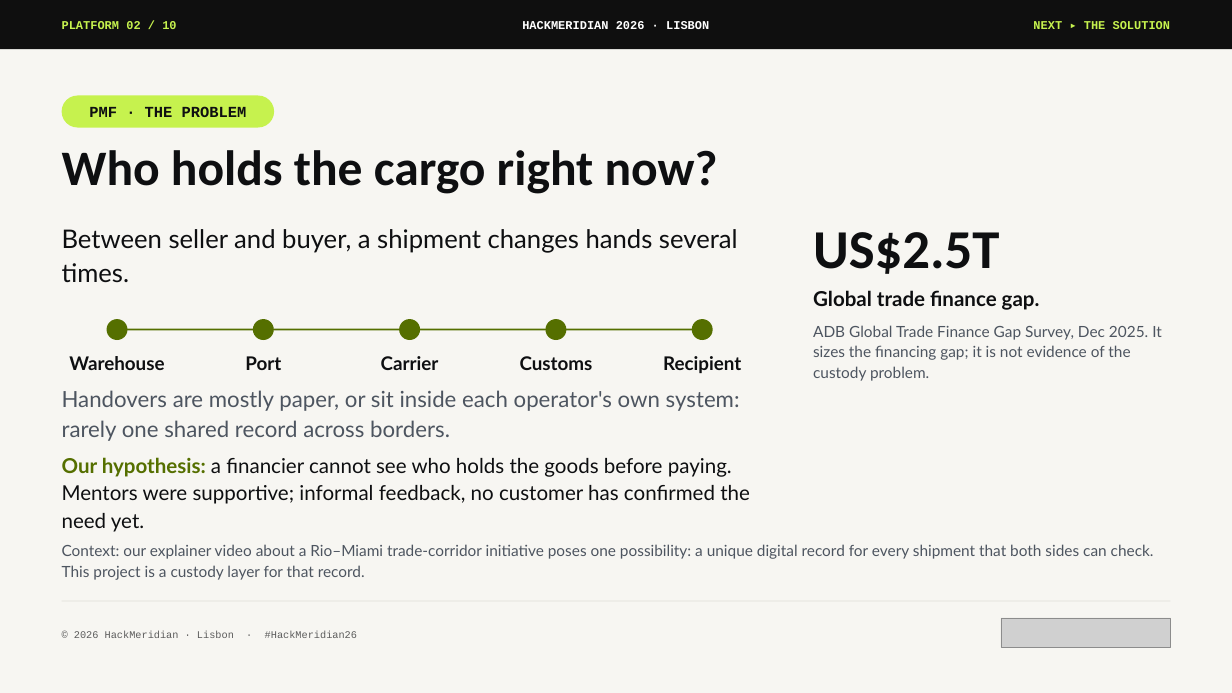
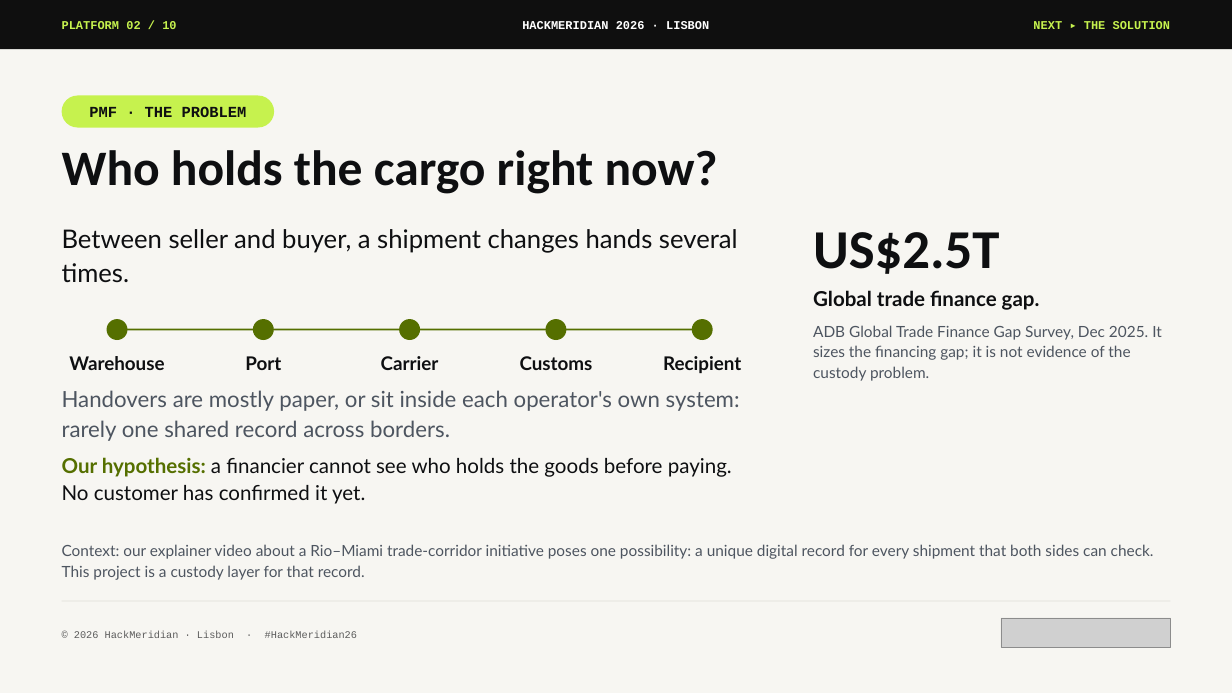
Before and after one commit to pwsaragossy/hackmeridian-cos, a slide deck: slide 2 of projects/hackmeridian-rail/deck/radox-custody-rail.pptx. Drawn at 1232x693 pixels with LibreOffice and Linux fonts; fonts in the diff are those of the drawing; grey boxes stand for pictures. Boxes give left, top, right and bottom in pixels: in the first picture for what was removed or moved away, otherwise in the second. Text is boxed around its words. In the diff, an @@ line names an element or a change of style, - is before the commit and + after.

```diff
--- a/projects/hackmeridian-rail/deck/radox-custody-rail.pptx
+++ b/projects/hackmeridian-rail/deck/radox-custody-rail.pptx
@@ text at (62,457,732,504): text changed @@
-Our hypothesis: a financier cannot see who holds the goods before paying. Mentors were supportive; informal feedback, no customer has confirmed the need yet.
+Our hypothesis: a financier cannot see who holds the goods before paying. No customer has confirmed it yet.
```
Also in this commit, not shown: 5 other files.
